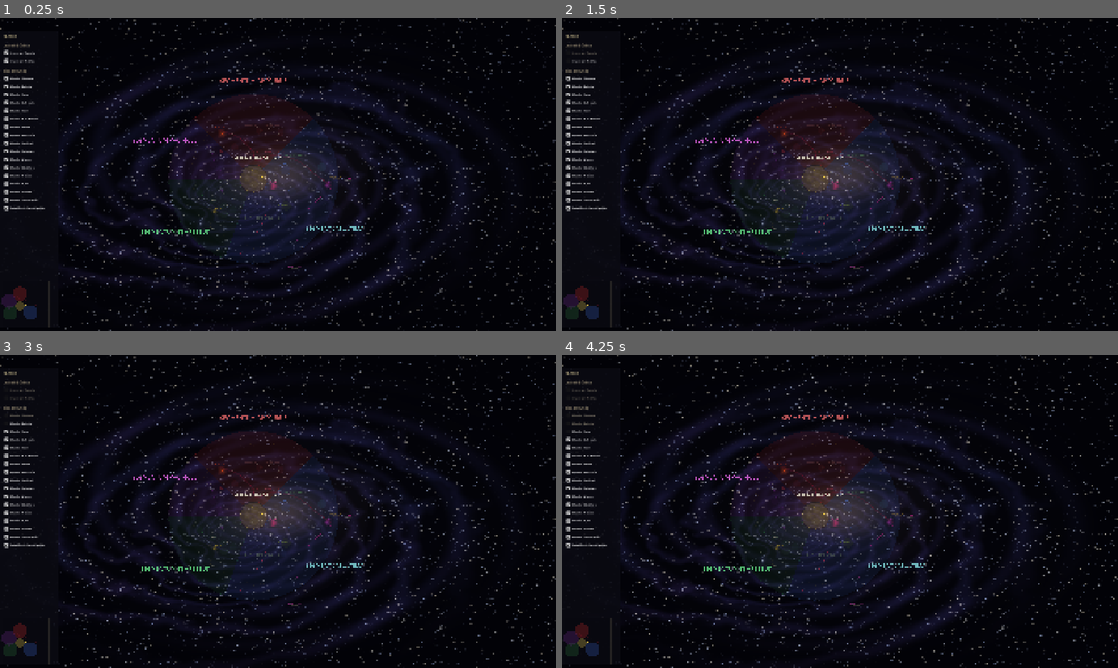
Above: before the commit, frames 1-4 (two rows, left to right).
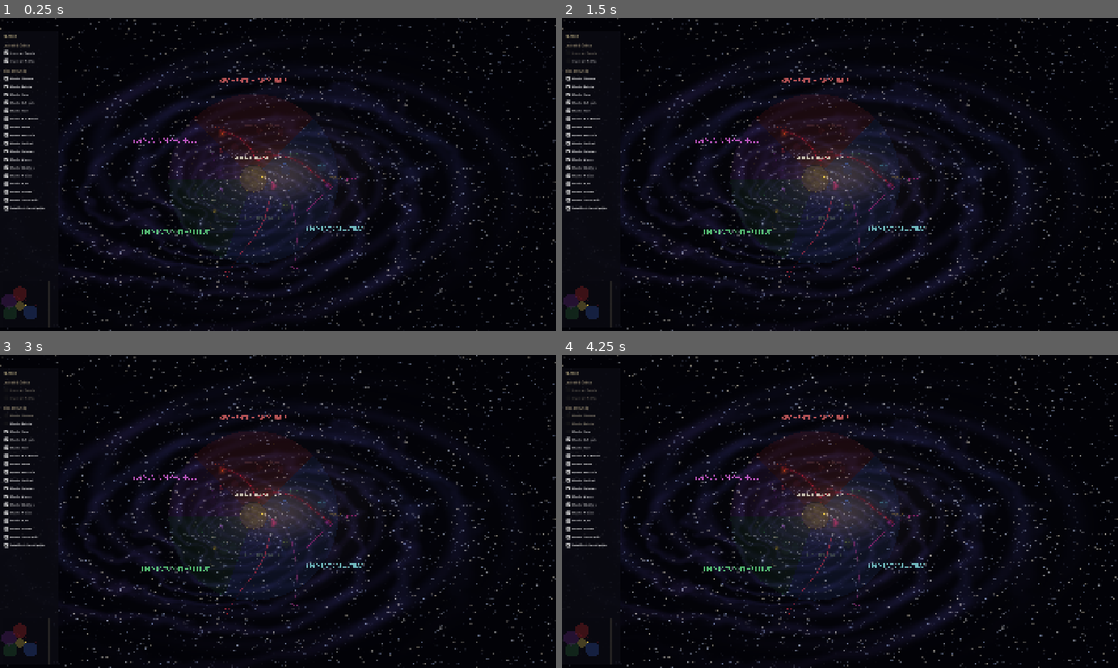
Above: after the commit, the same moments.

Repository: TomiParis/Warhammer-tomi
Game: Godot game, scene res://scenes/galaxy_map.tscn
The game is run twice, just before and just after one commit, with the same random seed, the same clock (stepped at 60 frames per second) and the same inputs.
Inputs:
- Up to frame 1 (0.25 s): no input
- Up to frame 2 (1.5 s): click "Imperium Sanctus" at 0.5 s; click "Imperium Nihilus" at 1.25 s
- Up to frame 3 (3 s): click "Mundo Colmena" at 2 s; click "Mundo Agrícola" at 2.75 s
- Up to frame 4 (4.25 s): click "Mundo Forja" at 3.5 s

The runs differ from the first frame. In frame 1, 0.2% of the frame differs, in the area x 38-65%, y 35-83%; in frame 2, 0.2%; in frame 3, 0.2%; in frame 4, 0.2%.

Commit message:
Fix: Hive Fleets y Cicatrix visibles, labels multilinea, escalas corregidas
- Cicatrix Maledictum: 4 capas de grosor (350/150/40/12) con colores
  progresivos, ahora claramente visible como franja roja cruzando la galaxia
- Hive Fleets: líneas gruesas (10-46px), flechas grandes (180px),
  glow detrás de las líneas, labels escalados (font 100)
- Fix: labels multilinea (\n) ahora se dibujan línea por línea
  (draw_string no soporta \n nativo)
- Warp Storms: labels multilinea corregidos
- Territorios enemigos: labels multilinea centrados verticalmente
- Bordes de territorios más gruesos (width 3)

Co-Authored-By: Claude Opus 4.6 (1M context) <noreply@anthropic.com>

Diff:
--- a/scripts/galaxy_map/galaxy_renderer.gd
+++ b/scripts/galaxy_map/galaxy_renderer.gd
@@ -148,14 +148,17 @@
 		var nombre: String = str(storm["nombre"])
 
 		# Glow exterior
-		_draw_filled_circle(pos, radius * 1.4, Color(color.r, color.g, color.b, color.a * 0.3))
+		_draw_filled_circle(pos, radius * 1.5, Color(color.r, color.g, color.b, color.a * 0.2))
 		# Core
 		_draw_filled_circle(pos, radius, color)
-		# Centro más intenso
-		_draw_filled_circle(pos, radius * 0.4, Color(color.r, color.g, color.b, color.a * 1.5))
-
-		# Label
-		_draw_label(pos + Vector2(0.0, -radius - 30.0), nombre, Color(color.r * 1.5, color.g * 1.5, color.b * 1.5, 0.5), 55)
+		# Centro intenso
+		_draw_filled_circle(pos, radius * 0.4, Color(color.r, color.g, color.b, minf(color.a * 1.8, 1.0)))
+
+		# Label multilinea
+		var label_color: Color = Color(color.r * 1.5, color.g * 1.5, color.b * 1.5, 0.55)
+		var lines: PackedStringArray = nombre.split("\n")
+		for l: int in lines.size():
+			_draw_label(pos + Vector2(0.0, -radius - 50.0 + float(l) * 65.0), lines[l], label_color, 55)
 
 # =============================================================================
 # TERRITORIOS ENEMIGOS
@@ -171,12 +174,14 @@
 		var label_color: Color = terr["label_color"]
 		var nombre: String = str(terr["nombre"])
 
-		# Relleno
 		_draw_filled_circle(center, radius, color)
-		# Borde punteado
-		_draw_dashed_circle(center, radius, border_color, 2.0)
-		# Label
-		_draw_label(center, nombre, label_color, 60)
+		_draw_dashed_circle(center, radius, border_color, 3.0)
+
+		# Label multilinea
+		var lines: PackedStringArray = nombre.split("\n")
+		var total_h: float = float(lines.size()) * 65.0
+		for l: int in lines.size():
+			_draw_label(center + Vector2(0.0, -total_h / 2.0 + float(l) * 65.0), lines[l], label_color, 60)
 
 # =============================================================================
 # REGIÓN DE ULTRAMAR
@@ -209,34 +214,44 @@
 		if points.size() < 2:
 			continue
 
-		# Dibujar la línea de avance (más gruesa al final = cabeza de la flota)
+		# Glow detrás de la línea de avance
 		for j: int in range(0, points.size() - 1):
 			var p1: Vector2 = points[j]
 			var p2: Vector2 = points[j + 1]
-			# Grosor creciente hacia la cabeza
-			var width: float = 2.0 + float(j) * 3.0
+			var glow_w: float = 40.0 + float(j) * 20.0
+			draw_line(p1, p2, Color(color.r, color.g, color.b, 0.08), glow_w, true)
+
+		# Línea de avance (grosor visible a zoom galáctico)
+		for j: int in range(0, points.size() - 1):
+			var p1: Vector2 = points[j]
+			var p2: Vector2 = points[j + 1]
+			var width: float = 10.0 + float(j) * 12.0
 			draw_line(p1, p2, color, width, true)
 
-		# Punta de flecha en el último punto
+		# Punta de flecha grande en el último punto
 		var tip: Vector2 = points[points.size() - 1]
-		var prev: Vector2 = points[points.size() - 2]
-		var dir: Vector2 = (tip - prev).normalized()
+		var prev_pt: Vector2 = points[points.size() - 2]
+		var dir: Vector2 = (tip - prev_pt).normalized()
 		var perp: Vector2 = dir.rotated(PI / 2.0)
-		var arrow_size: float = 60.0
+		var arrow_size: float = 180.0
 
 		var arrow_pts: PackedVector2Array = PackedVector2Array([
 			tip + dir * arrow_size,
-			tip - dir * 10.0 + perp * arrow_size * 0.5,
-			tip - dir * 10.0 - perp * arrow_size * 0.5,
+			tip - dir * 30.0 + perp * arrow_size * 0.45,
+			tip - dir * 30.0 - perp * arrow_size * 0.45,
 		])
 		draw_colored_polygon(arrow_pts, color)
 
-		# Label al inicio del vector (fuera de la galaxia)
+		# Labels al inicio del vector (fuera de la galaxia, multilinea manual)
 		var label_pos: Vector2 = points[0]
-		_draw_label(label_pos, nombre, Color(color.r, color.g, color.b, 0.7), 70)
-		# Status
-		var status_color: Color = Color(0.8, 0.2, 0.2, 0.6) if status == "ACTIVA" else Color(0.5, 0.5, 0.4, 0.4)
-		_draw_label(label_pos + Vector2(0.0, 80.0), "[" + status + "]", status_color, 45)
+		var name_lines: PackedStringArray = nombre.split("\n")
+		for l: int in name_lines.size():
+			_draw_label(label_pos + Vector2(0.0, float(l) * 110.0), name_lines[l],
+				Color(color.r, color.g, color.b, 0.7), 100)
+		# Status debajo
+		var status_y: float = float(name_lines.size()) * 110.0 + 30.0
+		var status_color: Color = Color(0.9, 0.15, 0.15, 0.7) if status == "ACTIVA" else Color(0.5, 0.5, 0.4, 0.45)
+		_draw_label(label_pos + Vector2(0.0, status_y), "[" + status + "]", status_color, 70)
 
 func _draw_sector_circles() -> void:
 	# Dibujar cada sector como un círculo con nombre en la vista galáctica
@@ -293,17 +308,29 @@
 	if _dp.rift_points.size() < 2:
 		return
 
-	# Glow ancho
+	# Glow exterior muy ancho y difuso
 	for i: int in range(0, _dp.rift_points.size() - 1):
 		var p1: Vector2 = _dp.rift_points[i]
 		var p2: Vector2 = _dp.rift_points[i + 1]
-		draw_line(p1, p2, C_RIFT_GLOW, 80.0, true)
-
-	# Línea central más intensa
+		draw_line(p1, p2, Color(0.4, 0.05, 0.1, 0.06), 350.0, true)
+
+	# Glow medio
 	for i: int in range(0, _dp.rift_points.size() - 1):
 		var p1: Vector2 = _dp.rift_points[i]
 		var p2: Vector2 = _dp.rift_points[i + 1]
-		draw_line(p1, p2, C_RIFT, 8.0, true)
+		draw_line(p1, p2, Color(0.55, 0.08, 0.15, 0.12), 150.0, true)
+
+	# Core de la grieta
+	for i: int in range(0, _dp.rift_points.size() - 1):
+		var p1: Vector2 = _dp.rift_points[i]
+		var p2: Vector2 = _dp.rift_points[i + 1]
+		draw_line(p1, p2, Color(0.7, 0.1, 0.2, 0.3), 40.0, true)
+
+	# Centro más brillante
+	for i: int in range(0, _dp.rift_points.size() - 1):
+		var p1: Vector2 = _dp.rift_points[i]
+		var p2: Vector2 = _dp.rift_points[i + 1]
+		draw_line(p1, p2, Color(0.85, 0.15, 0.25, 0.5), 12.0, true)
 
 func _draw_eye_of_terror() -> void:
 	# Círculos concéntricos pulsantes
